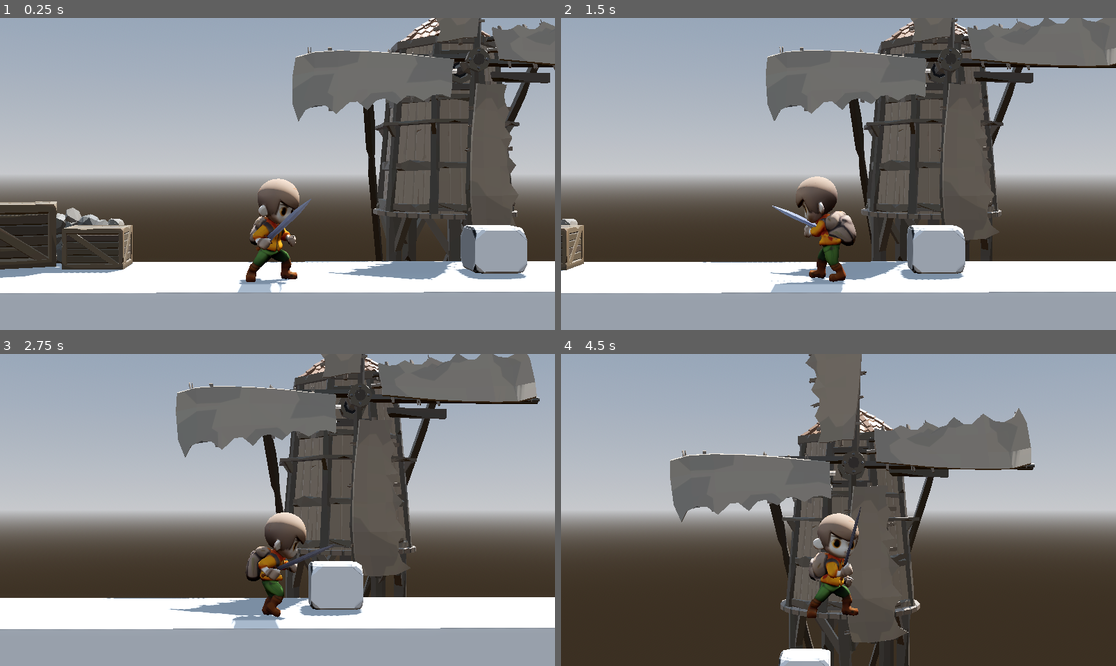
Above: before the commit, frames 1-4 (two rows, left to right).
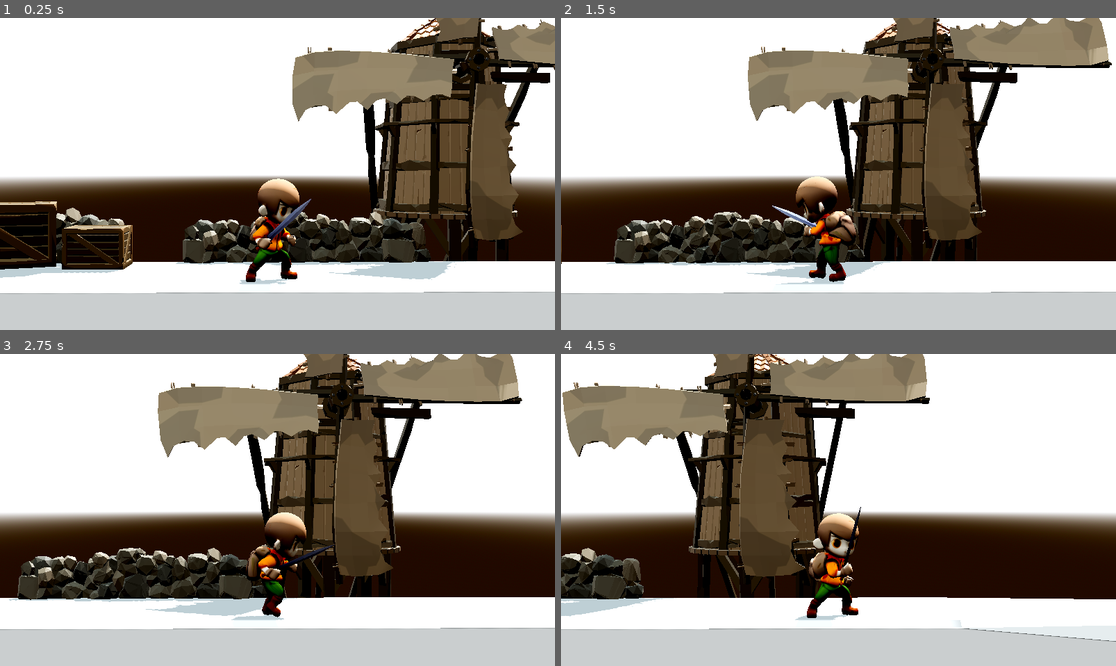
Above: after the commit, the same moments.

Repository: vitalymind/Albion-Adventure
Game: Godot game, scene res://src/scenes/levelTest.tscn
The game is run twice, just before and just after one commit, with the same random seed, the same clock (stepped at 60 frames per second) and the same inputs.
Inputs:
- Up to frame 1 (0.25 s): no input
- Up to frame 2 (1.5 s): tap Enter (ui_accept) at 0.5, 0.77 s; hold D (move_forward) 0.53-1.28 s; hold A (move_backward) from 1.28 s (still down)
- Up to frame 3 (2.75 s): tap Enter (ui_accept) at 1.52 s; release A (move_backward) at 2.03 s; hold D (move_forward) from 2.03 s (still down)
- Up to frame 4 (4.5 s): tap Enter (ui_accept) at 3.02, 3.77 s; release D (move_forward) at 3.53 s; hold Left (ui_left) from 3.53 s (still down)

The runs differ from the first frame. In frame 1, 89% of the frame differs, in the area x 0-100%, y 0-100%; in frame 2, 88%; in frame 3, 88%; in frame 4, 97%.

Commit message:
scenery placement

Diff:
--- a/src/character_prototype_debug.tscn
+++ b/src/character_prototype_debug.tscn
@@ -71,7 +71,7 @@
 surface_material_override/0 = SubResource("StandardMaterial3D_spn86")
 
 [node name="BoneAttachment3D" type="BoneAttachment3D" parent="Armature/Skeleton3D" index="1"]
-transform = Transform3D(-0.0527945, -0.769707, 0.636211, 0.145016, 0.624437, 0.767495, -0.98802, 0.13278, 0.0786529, -27.8262, -18.557, -71.5317)
+transform = Transform3D(-0.0527941, -0.769707, 0.636211, 0.145018, 0.624437, 0.767495, -0.98802, 0.132781, 0.0786543, -27.8262, -18.557, -71.5318)
 bone_name = "mixamorig_RightHand"
 bone_idx = 18
 
--- a/src/scenes/levelTest.tscn
+++ b/src/scenes/levelTest.tscn
@@ -8,19 +8,36 @@
 [ext_resource type="PackedScene" uid="uid://cjprmoc2ld8jr" path="res://assets/models/windmill.glb" id="6_6x7nx"]
 [ext_resource type="PackedScene" uid="uid://b0en7qkqhs2qe" path="res://assets/models/crate_1.glb" id="6_kb7cb"]
 [ext_resource type="PackedScene" uid="uid://dbkck75tmsbnq" path="res://assets/models/rock_wall.glb" id="7_4wtor"]
+[ext_resource type="PackedScene" uid="uid://dnnv4c54mjtin" path="res://assets/models/gradient_tree_01.glb" id="9_uyvrk"]
+[ext_resource type="PackedScene" uid="uid://ffuqcmmte70p" path="res://assets/models/piles_of_leafs.glb" id="10_lu8jm"]
 
 [sub_resource type="ProceduralSkyMaterial" id="ProceduralSkyMaterial_kx31x"]
+sky_top_color = Color(0.512165, 0.689902, 0.765067, 1)
 sky_horizon_color = Color(0.64625, 0.65575, 0.67075, 1)
+sky_curve = 0.689218
 ground_horizon_color = Color(0.64625, 0.65575, 0.67075, 1)
+sun_angle_max = 0.0
 
 [sub_resource type="Sky" id="Sky_hqcbf"]
 sky_material = SubResource("ProceduralSkyMaterial_kx31x")
 
 [sub_resource type="Environment" id="Environment_ok4xm"]
 background_mode = 2
+background_energy_multiplier = 2.18
 sky = SubResource("Sky_hqcbf")
-tonemap_mode = 2
-glow_enabled = true
+sky_custom_fov = 94.7
+tonemap_mode = 3
+tonemap_exposure = 0.33
+tonemap_white = 1.51
+ssao_enabled = true
+ssao_radius = 2.35
+fog_light_energy = 0.16
+volumetric_fog_enabled = true
+volumetric_fog_density = 0.0395
+volumetric_fog_albedo = Color(0.611714, 0.756199, 0.774427, 1)
+adjustment_enabled = true
+adjustment_contrast = 1.42
+adjustment_saturation = 1.17
 
 [sub_resource type="BoxShape3D" id="BoxShape3D_cqer6"]
 size = Vector3(30, 3, 3)
@@ -73,22 +90,32 @@
 axis_lock_angular_z = true
 
 [node name="CollisionShape3D" type="CollisionShape3D" parent="Box"]
+transform = Transform3D(1, 0, 0, 0, 1, 0, 0, 0, 1, -17.8787, 0, 0)
 shape = SubResource("BoxShape3D_u2jrw")
-
-[node name="rock" type="MeshInstance3D" parent="Box"]
-transform = Transform3D(0.3, 0, 0, 0, 0.3, 0, 0, 0, 0.3, 0.841863, -0.395159, 0)
-mesh = ExtResource("3_rcii3")
-skeleton = NodePath("")
-surface_material_override/0 = SubResource("StandardMaterial3D_ajovp")
 
 [node name="windmill" parent="." instance=ExtResource("6_6x7nx")]
 transform = Transform3D(1, 0, 0, 0, 1, 0, 0, 0, 1, 5.33667, 1.61892, -6.70967)
 
+[node name="rock_wall2" parent="." instance=ExtResource("7_4wtor")]
+transform = Transform3D(1, 0, 0, 0, 1, 0, 0, 0, 1, 3.31741, 2.95762, -1.46989)
+
 [node name="rock_wall" parent="." instance=ExtResource("7_4wtor")]
 transform = Transform3D(1, 0, 0, 0, 1, 0, 0, 0, 1, -3.13387, 3.05947, -1.2492)
+
+[node name="rock_wall2" parent="rock_wall" instance=ExtResource("7_4wtor")]
+transform = Transform3D(0.308336, 0, 0.951277, 0, 1, 0, -0.951277, 0, 0.308336, -9.68258, -0.101847, -2.22081)
 
 [node name="rock_wall" parent="rock_wall" instance=ExtResource("7_4wtor")]
 transform = Transform3D(1, 0, 0, 0, 1, 0, 0, 0, 1, -5.08566, -0.0509236, -0.110343)
 
-[node name="rock_wall" parent="rock_wall/rock_wall" instance=ExtResource("7_4wtor")]
-transform = Transform3D(0.308336, 0, 0.951277, 0, 1, 0, -0.951277, 0, 0.308336, -4.59692, -0.0509236, -2.11047)
+[node name="gradient_tree_02" parent="." instance=ExtResource("9_uyvrk")]
+transform = Transform3D(0.597163, 0.0582788, 0, -0.0582788, 0.597163, 0, 0, 0, 0.6, -10.7722, 3.63346, 0.0399992)
+
+[node name="gradient_tree_01" parent="." instance=ExtResource("9_uyvrk")]
+transform = Transform3D(1, 0, 0, 0, 0.997142, -0.0755531, 0, 0.0755531, 0.997142, -12.2291, 3.91431, -0.381863)
+
+[node name="piles_of_leafs2" parent="." instance=ExtResource("10_lu8jm")]
+transform = Transform3D(0.48131, 0, -0.87655, 0, 1, 0, 0.87655, 0, 0.48131, -7.17964, 3.02898, 0.200819)
+
+[node name="piles_of_leafs" parent="." instance=ExtResource("10_lu8jm")]
+transform = Transform3D(1, 0, 0, 0, 1, 0, 0, 0, 1, -8.81743, 3.05947, 0.562892)
Binary file added: assets/models/gradient_tree_01.glb
Not shown, added: assets/models/gradient_tree_01.glb.import
Binary file added: assets/models/gradient_tree_01_gradienttexture.png
Not shown, added: assets/models/gradient_tree_01_gradienttexture.png.import
Binary file added: assets/models/piles_of_leafs.glb
Not shown, added: assets/models/piles_of_leafs.glb.import
Binary file added: assets/models/piles_of_leafs_PolygonNatureBiomes_Meadow_Texture_01.png
Not shown, added: assets/models/piles_of_leafs_PolygonNatureBiomes_Meadow_Texture_01.png.import
Not shown: 1 places in src/scenes/levelTest.tscn that only renumber resources
